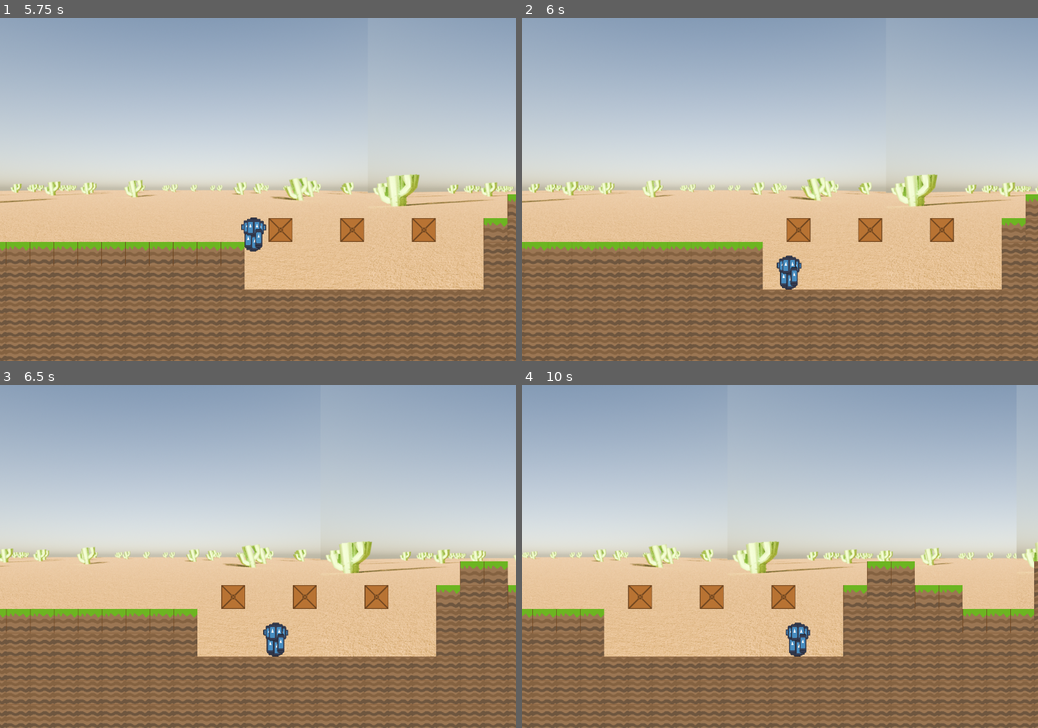
Above: before the commit, frames 1-4 (two rows, left to right).
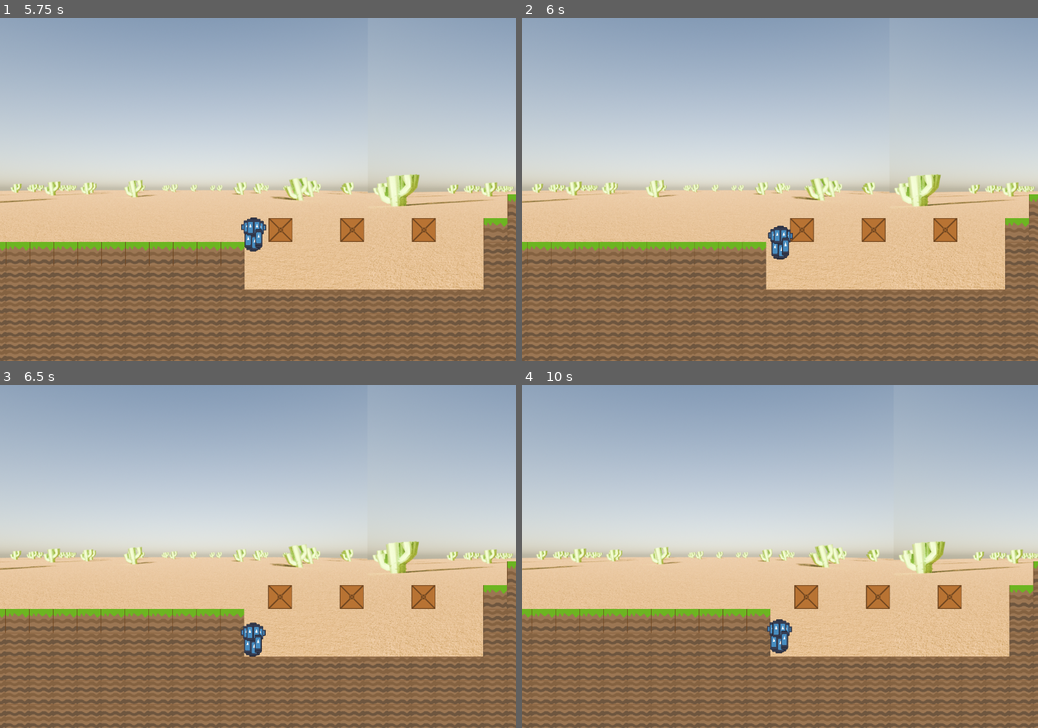
Above: after the commit, the same moments.

Repository: Burns3y/Pedro
Game: Godot game, scene res://scenes/levels/level 1.tscn
Same seed, same stepped clock (60 frames per second), same inputs: the game is played once before the commit and once after it. The engine's default icon, where the game draws it, is replaced by a stand-in: a white triangle on a blue panel in a dark square.
Inputs:
- Up to frame 1 (5.75 s): click "Start Game" at 0.5 s; tap Enter at 1.25 s; hold Right (right) 1.28-2.78 s; tap W (jump) at 1.35, 1.52, 1.82, 2.1, 2.27, 2.57, 2.85, 3.6, 3.77, 4.07, 4.35, 4.52, 4.82, 5.1, 5.27, 5.57 s; hold Left (left) 2.78-3.53 s; hold Right (right) 3.53-5.03 s; hold Left (left) from 5.03 s (still down)
- Up to frame 2 (6 s): release Left (left) at 5.78 s; hold Right (right) from 5.78 s (still down); tap W (jump) at 5.85 s
- Up to frame 3 (6.5 s): keep holding Right (right)
- Up to frame 4 (10 s): release Right (right) at 6.53 s; hold Left (left) 6.53-8.03 s; tap W (jump) at 6.6, 6.77, 7.07, 7.35, 7.52, 7.82, 8.1, 8.27, 8.57, 8.85, 9.6, 9.77 s; hold Right (right) from 8.03 s (still down)

Frame 1 is identical in both runs. In frame 2, 7.6% of the frame differs, in the area x 0-100%, y 45-100%; in frame 3, 11%; in frame 4, 18%.

Commit message:
kinda fixed wall jump (now player doesnt move)

Diff:
--- a/scenes/player/pedro.gd
+++ b/scenes/player/pedro.gd
@@ -4,6 +4,7 @@
 var SPEED = 13000
 const JUMP_VELOCITY = -600
 var started: bool = false
+var NO_WALL_JUMP = false
 
 # Get the gravity from the project settings to be synced with RigidBody nodes.
 var gravity = ProjectSettings.get_setting("physics/2d/default_gravity")
@@ -21,10 +22,13 @@
 		# Get the input direction and handle the movement/deceleration.
 		# As good practice, you should replace UI actions with custom gameplay actions.
 		var direction = Input.get_axis("left", "right")
-		if direction:
-			velocity.x = direction * SPEED * delta
-		else:
-			velocity.x = move_toward(velocity.x, 0, SPEED)
+		if NO_WALL_JUMP == true:
+			await get_tree().create_timer(0.5).timeout
+		elif NO_WALL_JUMP == false:
+			if direction:
+				velocity.x = direction * SPEED * delta
+			else:
+				velocity.x = move_toward(velocity.x, 0, SPEED)
 
 		# Handle jump.
 		if Input.is_action_just_pressed("jump") and is_on_floor():
@@ -34,8 +38,9 @@
 		elif Input.is_action_just_pressed("jump") and is_on_wall_only() and velocity.y >= -200 and position.x >= 5500:
 			velocity.y = JUMP_VELOCITY
 		elif Input.is_action_just_pressed("jump") and is_on_wall_only() and position.x <= 5500:
-			velocity.y += gravity * delta + 1000
+			velocity.y += gravity * delta + 500
 			velocity.x = -100
+			NO_WALL_JUMP = true
 
 		move_and_slide()
 
